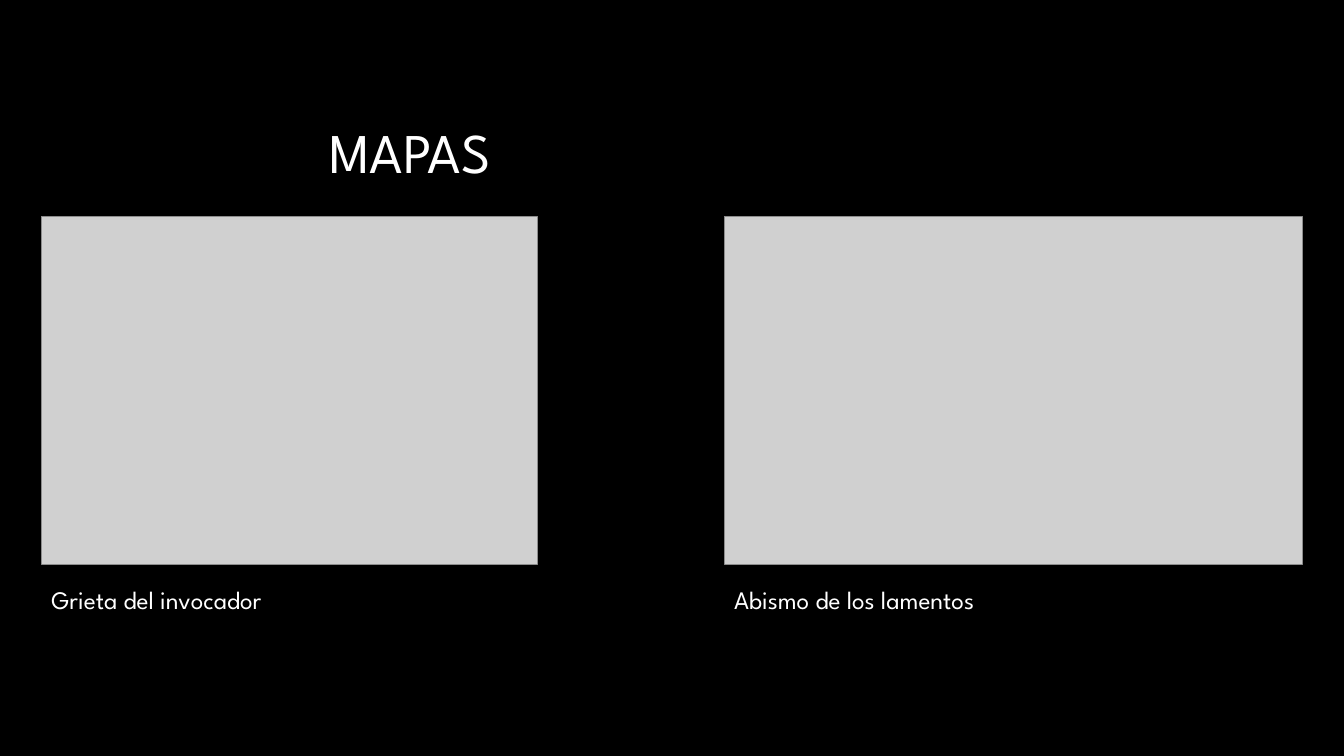
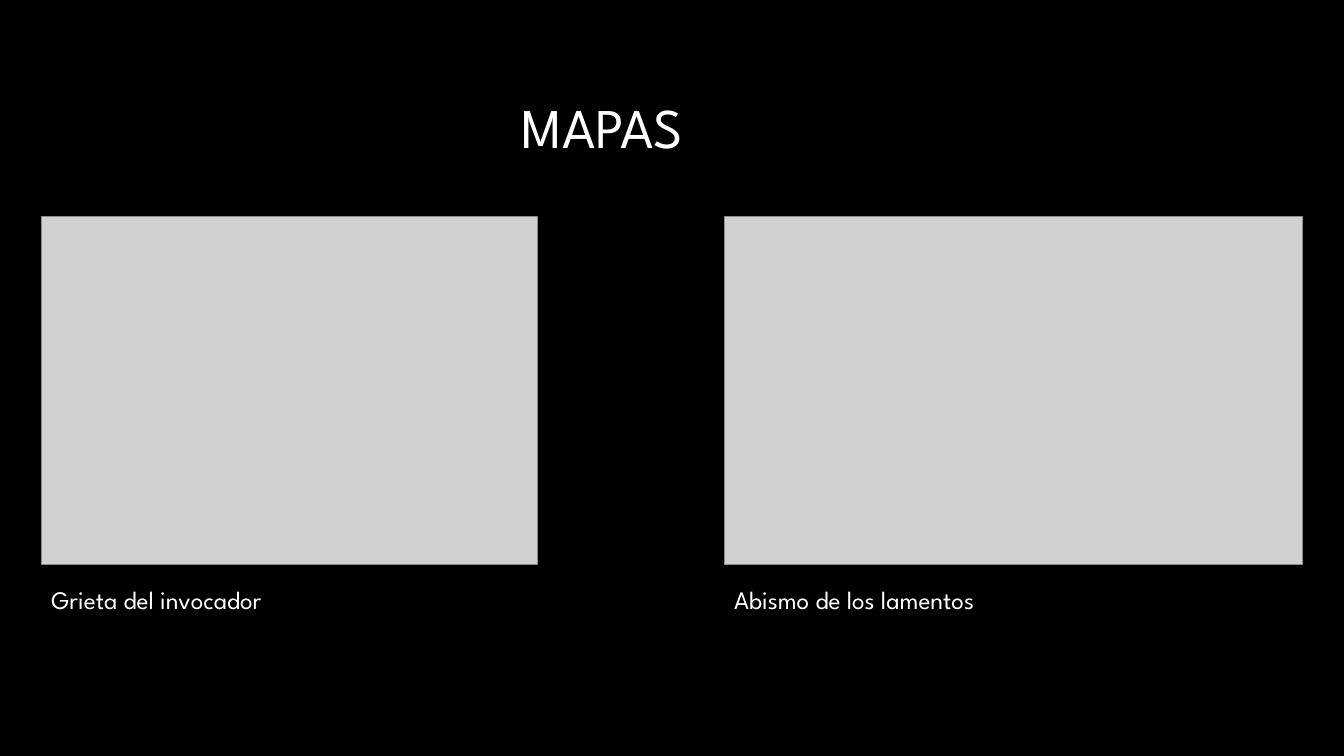
Before and after one commit to Javier798/DesInterfacesWeb, a slide deck: slide 3 of LIGA DE LAS LEYENDAS.pptx. Drawn at 1344x756 pixels with LibreOffice and Linux fonts; fonts in the diff are those of the drawing; grey boxes stand for pictures; background and template pictures are left out. Boxes give left, top, right and bottom in pixels: in the first picture for what was removed or moved away, otherwise in the second. Text is boxed around its words. In the diff, an @@ line names an element or a change of style, - is before the commit and + after.

```diff
--- a/LIGA DE LAS LEYENDAS.pptx
+++ b/LIGA DE LAS LEYENDAS.pptx
@@ title "MAPAS": place and size @@
-title "MAPAS" at (329, 135, 490, 174)
+title "MAPAS" at (522, 110, 683, 149)
```
Also in this commit, not shown: 21 other files.
